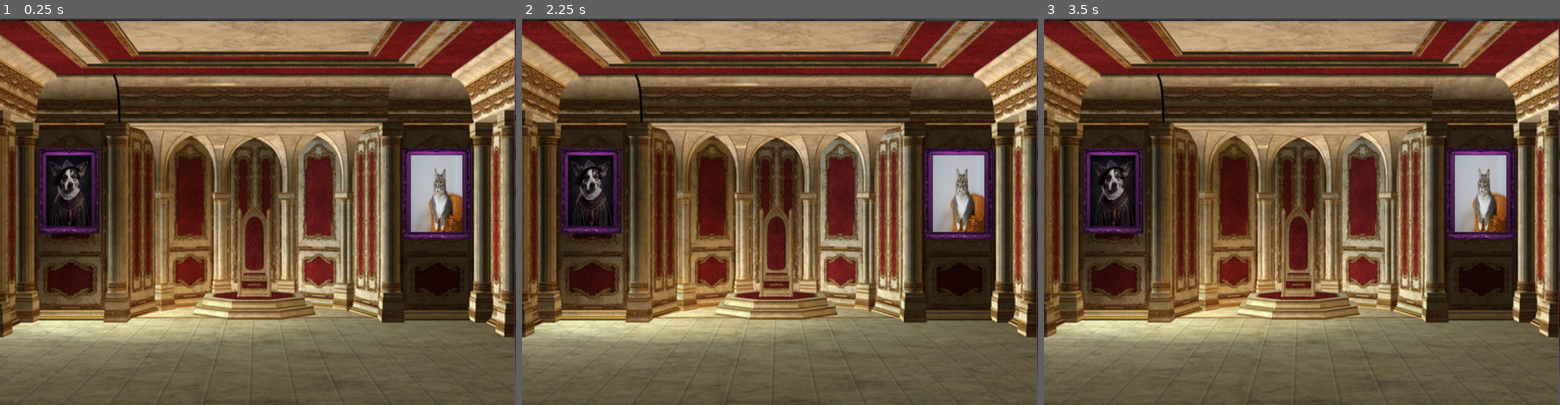
Above: before the commit, frames 1-3 (left to right).
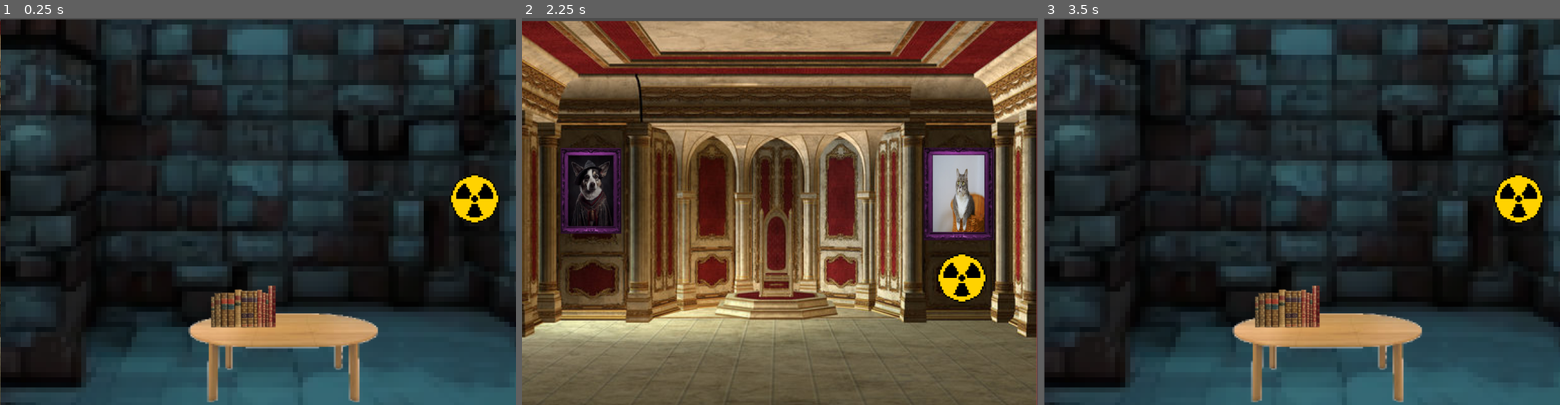
Above: after the commit, the same moments.

Repository: maunzCache/ldjam-55
Game: Godot game, scene res://main.tscn
The game is run twice, just before and just after one commit, with the same random seed, the same clock (stepped at 60 frames per second) and the same inputs.
Inputs (mouse positions are in pixels of both pictures, inside the frame that each line leads up to):
- Up to frame 1 (0.25 s): no input
- Up to frame 2 (2.25 s): click (960, 277) at 0.52 s; click (960, 277) at 1.27 s; click (996, 199) at 2.02 s
- Up to frame 3 (3.5 s): click (1482, 277) at 2.77 s

The runs differ from the first frame. In frame 1, 94% of the frame differs, in the area x 0-100%, y 0-100%; in frame 2, 1.5%; in frame 3, 94%.

Commit message:
wechsel die szene funzt aber noch nicht

Diff:
--- a/main.tscn
+++ b/main.tscn
@@ -5,6 +5,6 @@
 
 [node name="main" type="Node2D"]
 
+[node name="portraitroom" parent="." instance=ExtResource("2_loox3")]
+
 [node name="tableroom" parent="." instance=ExtResource("1_c1uvj")]
-
-[node name="portraitroom" parent="." instance=ExtResource("2_loox3")]
--- a/rooms/portraitRoom/portraitRoom.tscn
+++ b/rooms/portraitRoom/portraitRoom.tscn
@@ -1,15 +1,31 @@
-[gd_scene load_steps=5 format=3 uid="uid://dwd8s02uct0qi"]
+[gd_scene load_steps=7 format=3 uid="uid://dwd8s02uct0qi"]
 
 [ext_resource type="Texture2D" uid="uid://di84l3tefihwb" path="res://rooms/portraitRoom/King.png" id="1_f3dv5"]
 [ext_resource type="Texture2D" uid="uid://elr45rotd31b" path="res://items/png/portrait.png" id="2_as5v7"]
 [ext_resource type="Texture2D" uid="uid://dr0t2yctdpd2f" path="res://items/png/portraitCat.png" id="3_2lgf3"]
 [ext_resource type="Script" path="res://scripts/actions/clickable.gd" id="3_i7xgb"]
+[ext_resource type="Texture2D" uid="uid://dneggosoyhb7e" path="res://items/png/changeTheScene.png" id="5_p6tw8"]
+[ext_resource type="Script" path="res://scripts/actions/switch_to_table.gd" id="6_pt1cf"]
 
 [node name="portraitroom" type="Node2D"]
 
 [node name="background" type="Sprite2D" parent="."]
 position = Vector2(510, 390)
 texture = ExtResource("1_f3dv5")
+
+[node name="TextureButton" type="TextureButton" parent="background"]
+editor_description = "Portraitroom"
+anchors_preset = -1
+anchor_left = 0.854
+anchor_top = 0.664
+anchor_right = 0.854
+anchor_bottom = 0.664
+offset_left = -561.496
+offset_top = -433.952
+offset_right = -461.496
+offset_bottom = -333.952
+texture_normal = ExtResource("5_p6tw8")
+script = ExtResource("6_pt1cf")
 
 [node name="dog" type="Sprite2D" parent="."]
 editor_description = "Die katze finde ich doof! Ich bin ein toller Hund!"
--- a/rooms/tableRoom/tableroom.tscn
+++ b/rooms/tableRoom/tableroom.tscn
@@ -1,15 +1,33 @@
-[gd_scene load_steps=5 format=3 uid="uid://cdqp2w2j0gxxo"]
+[gd_scene load_steps=7 format=3 uid="uid://cdqp2w2j0gxxo"]
 
 [ext_resource type="Texture2D" uid="uid://dn8mkfrt4nho5" path="res://rooms/tableRoom/background.png" id="1_wcde1"]
 [ext_resource type="Texture2D" uid="uid://dx4ww25yx8xk1" path="res://items/png/table.png" id="2_ppp2d"]
 [ext_resource type="Script" path="res://scripts/actions/clickable.gd" id="3_d7df7"]
 [ext_resource type="Texture2D" uid="uid://dgo4w6s7iyqis" path="res://items/png/books.png" id="4_vajro"]
+[ext_resource type="Texture2D" uid="uid://dneggosoyhb7e" path="res://items/png/changeTheScene.png" id="5_5mhhp"]
+[ext_resource type="Script" path="res://scripts/actions/switch_to_portrait.gd" id="6_hmc0w"]
 
 [node name="tableroom" type="Node2D"]
 position = Vector2(513, 387)
 
 [node name="Background" type="Sprite2D" parent="."]
 texture = ExtResource("1_wcde1")
+
+[node name="TextureButton" type="TextureButton" parent="Background"]
+editor_description = "Tableroom"
+anchors_preset = -1
+anchor_left = 0.919
+anchor_top = 0.464
+anchor_right = 0.919
+anchor_bottom = 0.464
+offset_left = -562.056
+offset_top = -434.352
+offset_right = -462.056
+offset_bottom = -334.352
+grow_horizontal = 2
+grow_vertical = 2
+texture_normal = ExtResource("5_5mhhp")
+script = ExtResource("6_hmc0w")
 
 [node name="Tisch" type="Sprite2D" parent="."]
 position = Vector2(50, 287.875)
--- /dev/null
+++ b/scripts/actions/switch_to_portrait.gd
@@ -0,0 +1,11 @@
+extends Control
+
+func _on_focus_entered():
+	set_process_input(true)
+	print(editor_description)
+
+func _input(event):
+	if event is InputEventMouseButton:
+		if event.is_pressed() && event.button_index == MOUSE_BUTTON_LEFT:
+			get_tree().change_scene_to_file("res://rooms/portraitRoom/portraitRoom.tscn")
+			print("habe gewechselt in" + editor_description)
--- /dev/null
+++ b/scripts/actions/switch_to_table.gd
@@ -0,0 +1,11 @@
+extends Control
+
+func _on_focus_entered():
+	set_process_input(true)
+	print(editor_description)
+
+func _input(event):
+	if event is InputEventMouseButton:
+		if event.is_pressed() && event.button_index == MOUSE_BUTTON_LEFT:
+			get_tree().change_scene_to_file("res://rooms/tableRoom/tableroom.tscn")
+			print("habe gewechselt in" + editor_description)
Binary file added: items/png/changeTheScene.png
Not shown, added: items/png/changeTheScene.png.import
